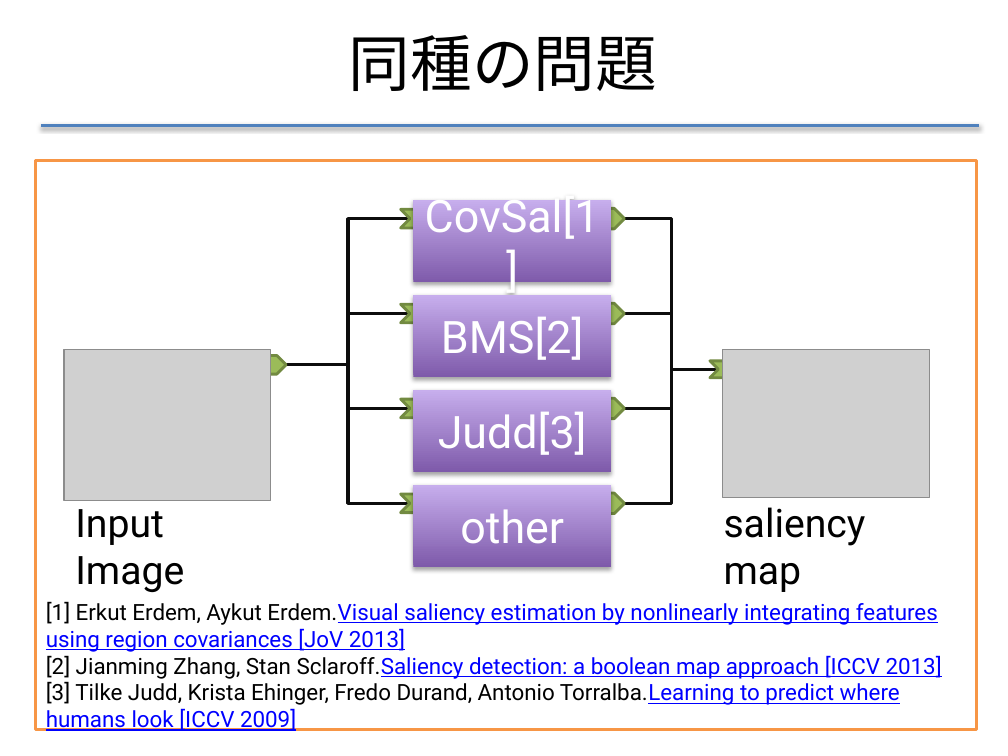
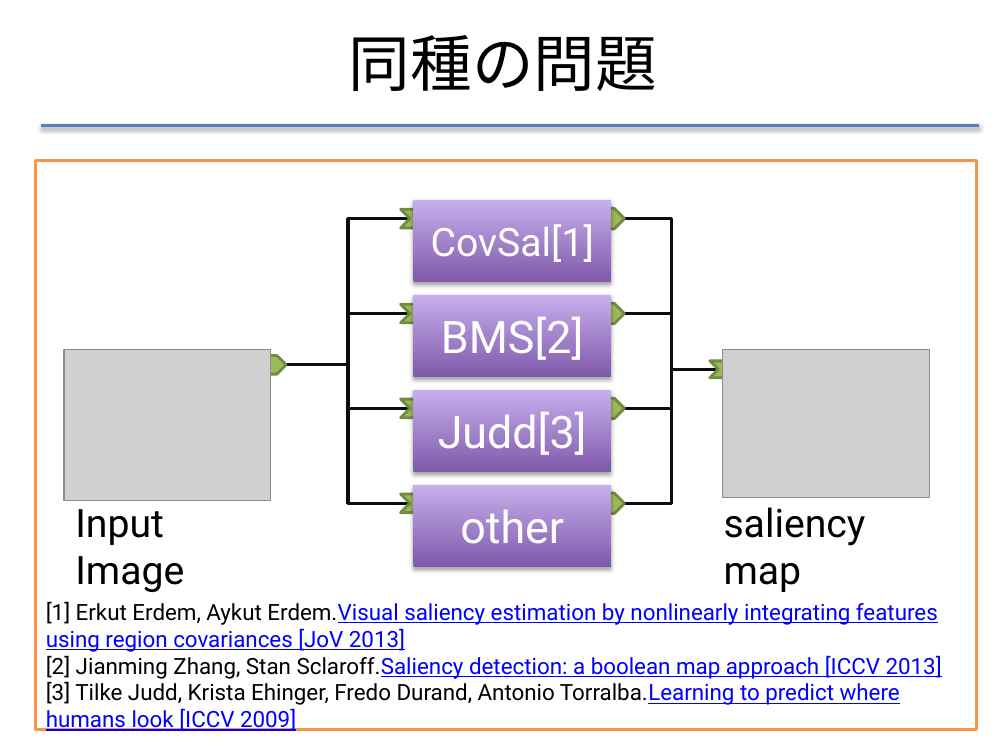
Before and after one commit to f-akazawa/akaz_uecdevelop, a slide deck: slide 10 of doc/中間発表資料.pptx. Drawn at 1008x756 pixels with LibreOffice and Linux fonts; fonts in the diff are those of the drawing; grey boxes stand for pictures. Boxes give left, top, right and bottom in pixels: in the first picture for what was removed or moved away, otherwise in the second. Text is boxed around its words. In the diff, an @@ line names an element or a change of style, - is before the commit and + after.

```diff
--- a/doc/中間発表資料.pptx
+++ b/doc/中間発表資料.pptx
@@ rectangle "CovSal[1]" at box(413, 200, 611, 282): size 32 to 28 pt @@
```
Also in this commit, not shown: 3 other slides changed, 1 slide removed.
